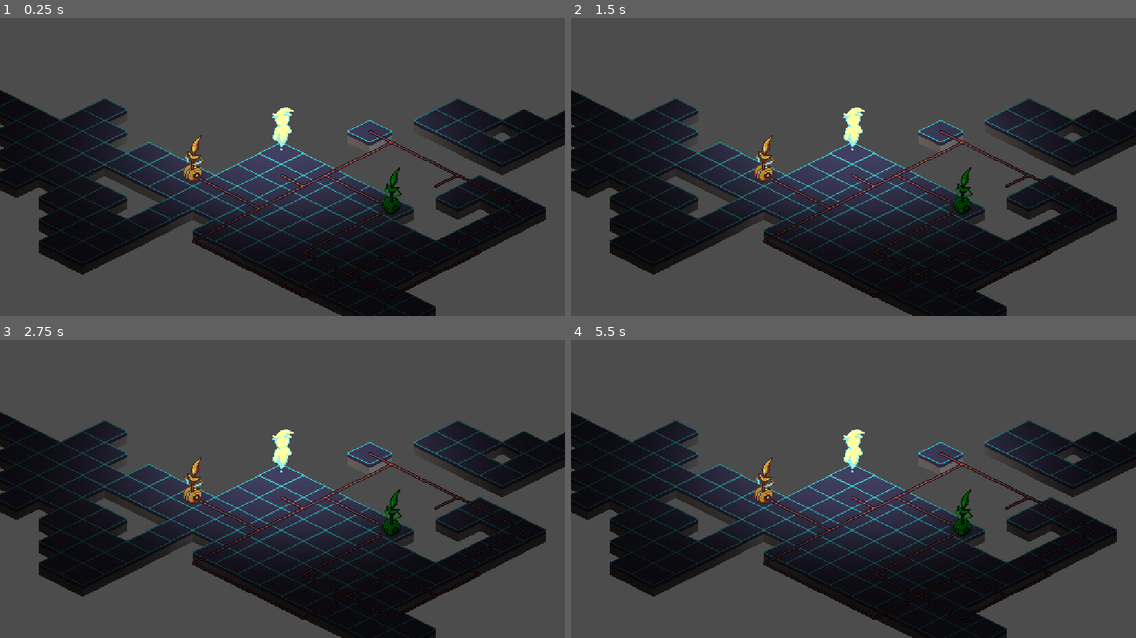
Above: before the commit, frames 1-4 (two rows, left to right).
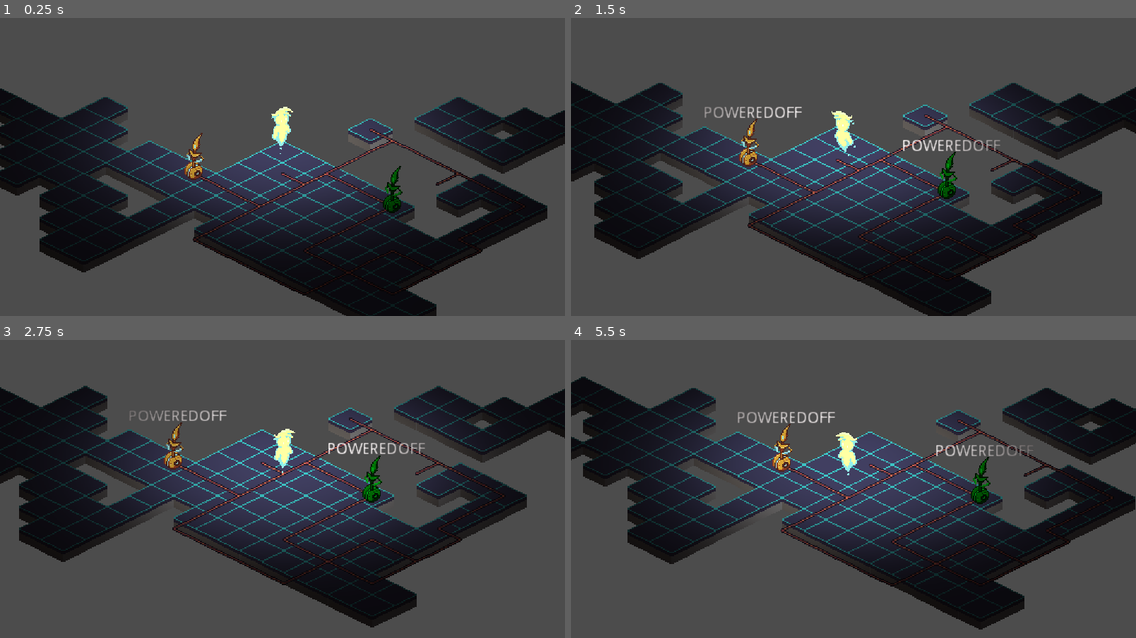
Above: after the commit, the same moments.

Repository: best-godot-team-ever/GoGodotJam
Game: Godot game, scene res://src/Levels/TestLevel.tscn
The game is run twice, just before and just after one commit, with the same random seed, the same clock (stepped at 60 frames per second) and the same inputs.
Inputs (mouse positions are in pixels of both pictures, inside the frame that each line leads up to):
- Up to frame 1 (0.25 s): no input
- Up to frame 2 (1.5 s): tap Enter (ui_accept) at 0.5, 0.77, 1.07 s; move the mouse to (977, 134) at 0.52 s; press the mouse at (977, 134) at 0.53 s; hold D (right) 0.53-1.28 s; tap Q (pulse, bound only before the commit) at 0.8, 1.35 s; move the mouse to (740, 167) at 1.27 s; release the mouse at (740, 167) at 1.28 s; hold S (down) from 1.28 s (still down)
- Up to frame 3 (2.75 s): tap Enter (ui_accept) at 1.52, 1.82 s; right-click (169, 489) at 1.55 s; move the mouse to (339, 399) at 2.02 s; release S (down) at 2.03 s; hold D (right) from 2.03 s (still down); hold Right mouse button (right_click, bound only before the comm… from 2.03 s (still down); tap Space (wait, bound only before the commit) at 2.3 s
- Up to frame 4 (5.5 s): move the mouse to (825, 539) at 2.77 s; release D (right) at 2.78 s; release Right mouse button (right_click, bound only before the comm… at 2.78 s; hold Up (ui_up) 2.78-3.53 s; tap Space (wait, bound only before the commit) at 2.85 s; tap Enter (ui_accept) at 3.02, 3.05, 3.32, 3.6, 3.77, 4.07, 4.52, 4.82 s; move the mouse to (1023, 521) at 3.52 s; press the mouse at (1023, 521) at 3.53 s; hold A (left) 3.53-5.03 s; tap Escape (ui_cancel) at 4.15 s; move the mouse to (684, 423) at 4.27 s; release the mouse at (684, 423) at 4.28 s; click (684, 423) at 4.35 s; tap Q (pulse, bound only before the commit) at 4.55, 5.1 s; move the mouse to (881, 474) at 5.02 s; hold S (down) from 5.03 s (still down); hold Right mouse button (right_click, bound only before the comm… from 5.03 s (still down)

The runs differ from the first frame. In frame 1, 8.6% of the frame differs, in the area x 0-100%, y 23-100%; in frame 2, 22%; in frame 3, 29%; in frame 4, 34%, in the area x 0-100%, y 12-100%.
Error before the commit: Parse Error: Expected an indented block after "elif". (res://src/Entity/Player/Player.gd:95)

Commit message:
Player animations + updated nodes

Diff:
--- a/project.godot
+++ b/project.godot
@@ -60,7 +60,6 @@
 window/size/height=300
 window/size/test_width=1024
 window/size/test_height=600
-mouse_cursor/custom_image="res://assets/UI/Coursor00.png"
 window/stretch/mode="2d"
 window/stretch/aspect="keep"
 
@@ -70,90 +69,24 @@
 
 [input]
 
-left_click={
-"deadzone": 0.5,
-"events": [ Object(InputEventMouseButton,"resource_local_to_scene":false,"resource_name":"","device":0,"alt":false,"shift":false,"control":false,"meta":false,"command":false,"button_mask":0,"position":Vector2( 0, 0 ),"global_position":Vector2( 0, 0 ),"factor":1.0,"button_index":1,"pressed":false,"doubleclick":false,"script":null)
- ]
-}
-right_click={
-"deadzone": 0.5,
-"events": [ Object(InputEventMouseButton,"resource_local_to_scene":false,"resource_name":"","device":0,"alt":false,"shift":false,"control":false,"meta":false,"command":false,"button_mask":0,"position":Vector2( 0, 0 ),"global_position":Vector2( 0, 0 ),"factor":1.0,"button_index":2,"pressed":false,"doubleclick":false,"script":null)
- ]
-}
-aim_up={
-"deadzone": 0.5,
-"events": [ Object(InputEventKey,"resource_local_to_scene":false,"resource_name":"","device":0,"alt":false,"shift":false,"control":false,"meta":false,"command":false,"pressed":false,"scancode":87,"physical_scancode":0,"unicode":0,"echo":false,"script":null)
-, Object(InputEventKey,"resource_local_to_scene":false,"resource_name":"","device":0,"alt":false,"shift":false,"control":false,"meta":false,"command":false,"pressed":false,"scancode":16777232,"physical_scancode":0,"unicode":0,"echo":false,"script":null)
- ]
-}
-aim_down={
-"deadzone": 0.5,
-"events": [ Object(InputEventKey,"resource_local_to_scene":false,"resource_name":"","device":0,"alt":false,"shift":false,"control":false,"meta":false,"command":false,"pressed":false,"scancode":16777234,"physical_scancode":0,"unicode":0,"echo":false,"script":null)
-, Object(InputEventKey,"resource_local_to_scene":false,"resource_name":"","device":0,"alt":false,"shift":false,"control":false,"meta":false,"command":false,"pressed":false,"scancode":83,"physical_scancode":0,"unicode":0,"echo":false,"script":null)
- ]
-}
-aim_left={
-"deadzone": 0.5,
-"events": [ Object(InputEventKey,"resource_local_to_scene":false,"resource_name":"","device":0,"alt":false,"shift":false,"control":false,"meta":false,"command":false,"pressed":false,"scancode":16777231,"physical_scancode":0,"unicode":0,"echo":false,"script":null)
-, Object(InputEventKey,"resource_local_to_scene":false,"resource_name":"","device":0,"alt":false,"shift":false,"control":false,"meta":false,"command":false,"pressed":false,"scancode":65,"physical_scancode":0,"unicode":0,"echo":false,"script":null)
- ]
-}
-aim_right={
-"deadzone": 0.5,
-"events": [ Object(InputEventKey,"resource_local_to_scene":false,"resource_name":"","device":0,"alt":false,"shift":false,"control":false,"meta":false,"command":false,"pressed":false,"scancode":68,"physical_scancode":0,"unicode":0,"echo":false,"script":null)
-, Object(InputEventKey,"resource_local_to_scene":false,"resource_name":"","device":0,"alt":false,"shift":false,"control":false,"meta":false,"command":false,"pressed":false,"scancode":16777233,"physical_scancode":0,"unicode":0,"echo":false,"script":null)
- ]
-}
-aim_cancel={
-"deadzone": 0.5,
-"events": [ Object(InputEventKey,"resource_local_to_scene":false,"resource_name":"","device":0,"alt":false,"shift":false,"control":false,"meta":false,"command":false,"pressed":false,"scancode":67,"physical_scancode":0,"unicode":0,"echo":false,"script":null)
-, Object(InputEventKey,"resource_local_to_scene":false,"resource_name":"","device":0,"alt":false,"shift":false,"control":false,"meta":false,"command":false,"pressed":false,"scancode":16777217,"physical_scancode":0,"unicode":0,"echo":false,"script":null)
- ]
-}
-commit_move={
-"deadzone": 0.5,
-"events": [ Object(InputEventKey,"resource_local_to_scene":false,"resource_name":"","device":0,"alt":false,"shift":false,"control":false,"meta":false,"command":false,"pressed":false,"scancode":32,"physical_scancode":0,"unicode":0,"echo":false,"script":null)
- ]
-}
-commit_pulse={
-"deadzone": 0.5,
-"events": [ Object(InputEventKey,"resource_local_to_scene":false,"resource_name":"","device":0,"alt":false,"shift":false,"control":false,"meta":false,"command":false,"pressed":false,"scancode":69,"physical_scancode":0,"unicode":0,"echo":false,"script":null)
- ]
-}
 up={
 "deadzone": 0.5,
 "events": [ Object(InputEventKey,"resource_local_to_scene":false,"resource_name":"","device":0,"alt":false,"shift":false,"control":false,"meta":false,"command":false,"pressed":false,"scancode":0,"physical_scancode":87,"unicode":0,"echo":false,"script":null)
-, Object(InputEventKey,"resource_local_to_scene":false,"resource_name":"","device":0,"alt":false,"shift":false,"control":false,"meta":false,"command":false,"pressed":false,"scancode":0,"physical_scancode":16777232,"unicode":0,"echo":false,"script":null)
+ ]
+}
+down={
+"deadzone": 0.5,
+"events": [ Object(InputEventKey,"resource_local_to_scene":false,"resource_name":"","device":0,"alt":false,"shift":false,"control":false,"meta":false,"command":false,"pressed":false,"scancode":0,"physical_scancode":83,"unicode":0,"echo":false,"script":null)
+ ]
+}
+right={
+"deadzone": 0.5,
+"events": [ Object(InputEventKey,"resource_local_to_scene":false,"resource_name":"","device":0,"alt":false,"shift":false,"control":false,"meta":false,"command":false,"pressed":false,"scancode":0,"physical_scancode":68,"unicode":0,"echo":false,"script":null)
  ]
 }
 left={
 "deadzone": 0.5,
 "events": [ Object(InputEventKey,"resource_local_to_scene":false,"resource_name":"","device":0,"alt":false,"shift":false,"control":false,"meta":false,"command":false,"pressed":false,"scancode":0,"physical_scancode":65,"unicode":0,"echo":false,"script":null)
-, Object(InputEventKey,"resource_local_to_scene":false,"resource_name":"","device":0,"alt":false,"shift":false,"control":false,"meta":false,"command":false,"pressed":false,"scancode":0,"physical_scancode":16777231,"unicode":0,"echo":false,"script":null)
- ]
-}
-right={
-"deadzone": 0.5,
-"events": [ Object(InputEventKey,"resource_local_to_scene":false,"resource_name":"","device":0,"alt":false,"shift":false,"control":false,"meta":false,"command":false,"pressed":false,"scancode":0,"physical_scancode":68,"unicode":0,"echo":false,"script":null)
-, Object(InputEventKey,"resource_local_to_scene":false,"resource_name":"","device":0,"alt":false,"shift":false,"control":false,"meta":false,"command":false,"pressed":false,"scancode":0,"physical_scancode":16777233,"unicode":0,"echo":false,"script":null)
- ]
-}
-down={
-"deadzone": 0.5,
-"events": [ Object(InputEventKey,"resource_local_to_scene":false,"resource_name":"","device":0,"alt":false,"shift":false,"control":false,"meta":false,"command":false,"pressed":false,"scancode":0,"physical_scancode":83,"unicode":0,"echo":false,"script":null)
-, Object(InputEventKey,"resource_local_to_scene":false,"resource_name":"","device":0,"alt":false,"shift":false,"control":false,"meta":false,"command":false,"pressed":false,"scancode":0,"physical_scancode":16777234,"unicode":0,"echo":false,"script":null)
- ]
-}
-pulse={
-"deadzone": 0.5,
-"events": [ Object(InputEventKey,"resource_local_to_scene":false,"resource_name":"","device":0,"alt":false,"shift":false,"control":false,"meta":false,"command":false,"pressed":false,"scancode":0,"physical_scancode":81,"unicode":0,"echo":false,"script":null)
-, Object(InputEventMouseButton,"resource_local_to_scene":false,"resource_name":"","device":0,"alt":false,"shift":false,"control":false,"meta":false,"command":false,"button_mask":0,"position":Vector2( 0, 0 ),"global_position":Vector2( 0, 0 ),"factor":1.0,"button_index":2,"pressed":false,"doubleclick":false,"script":null)
- ]
-}
-wait={
-"deadzone": 0.5,
-"events": [ Object(InputEventKey,"resource_local_to_scene":false,"resource_name":"","device":0,"alt":false,"shift":false,"control":false,"meta":false,"command":false,"pressed":false,"scancode":0,"physical_scancode":32,"unicode":0,"echo":false,"script":null)
-, Object(InputEventMouseButton,"resource_local_to_scene":false,"resource_name":"","device":0,"alt":false,"shift":false,"control":false,"meta":false,"command":false,"button_mask":0,"position":Vector2( 0, 0 ),"global_position":Vector2( 0, 0 ),"factor":1.0,"button_index":3,"pressed":false,"doubleclick":false,"script":null)
  ]
 }
 
--- a/src/Entity/Player/Player.gd
+++ b/src/Entity/Player/Player.gd
@@ -79,47 +79,24 @@
 		_end_turn()
 
 func _unhandled_input(event: InputEvent) -> void:
-	if event.is_pressed() and not event.is_echo():
-		if event.is_action("ui_up"):
-			move_direction = Vector2.UP
-		elif event.is_action("ui_down"):
-			move_direction = Vector2.DOWN
-		elif event.is_action("ui_left"):
-			move_direction = Vector2.LEFT
-		elif event.is_action("ui_right"):
-			move_direction = Vector2.RIGHT
-		elif event.is_action("ui_cancel"):
-			move_direction = Vector2.ZERO
-		elif event.is_action("ui_accept"):
-
 	if _is_turn:
 		if event.is_pressed() and not event.is_echo():
 			if event.is_action("up") and _new_cell_up in _movable_cells:
 				_move_to(_new_cell_up)
+				anim_player.play("move_back_right")
 			elif event.is_action("down") and _new_cell_down in _movable_cells:
 				_move_to(_new_cell_down)
+				anim_player.play("move_front_left")
 			elif event.is_action("left") and _new_cell_left in _movable_cells:
 				_move_to(_new_cell_left)
+				anim_player.play("move_back_left")
 			elif event.is_action("right") and _new_cell_right in _movable_cells:
 				_move_to(_new_cell_right)
+				anim_player.play("move_front_right")
 			elif event.is_action("pulse"):
 				_pulse()
 			elif event.is_action("wait"):
 				_wait()
-			start_turn()
-			_animate()
-
-
-#### ANIMATIONS
-func _animate() -> void:
-	if move_direction.y < 0:
-		anim_player.play("move_back_right")
-	if move_direction.y > 0:
-		anim_player.play("move_front_left")
-	if move_direction.x < 0:
-		anim_player.play("move_back_left")
-	if move_direction.x > 0:
-		anim_player.play("move_front_right")
 
 
 func _on_AnimationPlayer_animation_finished(anim_name: String) -> void:
@@ -133,8 +110,6 @@
 		"move_front_left":
 			anim_player.play("idle_front_left")
 
-##### END OF ANIMATIONS
-
 
 func _end_turn() -> void:
 	_is_turn = false
--- a/src/Entity/Player/Player.tscn
+++ b/src/Entity/Player/Player.tscn
@@ -150,7 +150,7 @@
 
 [sub_resource type="Animation" id=39]
 resource_name = "move_back_left"
-length = 0.6
+length = 0.4
 tracks/0/type = "value"
 tracks/0/path = NodePath("Sprite:frame")
 tracks/0/interp = 1
@@ -178,7 +178,7 @@
 
 [sub_resource type="Animation" id=17]
 resource_name = "move_back_right"
-length = 0.6
+length = 0.4
 tracks/0/type = "value"
 tracks/0/path = NodePath("Sprite:frame")
 tracks/0/interp = 1
@@ -206,7 +206,7 @@
 
 [sub_resource type="Animation" id=18]
 resource_name = "move_front_left"
-length = 0.6
+length = 0.4
 tracks/0/type = "value"
 tracks/0/path = NodePath("Sprite:frame")
 tracks/0/interp = 1
@@ -234,7 +234,7 @@
 
 [sub_resource type="Animation" id=37]
 resource_name = "move_front_right"
-length = 0.6
+length = 0.4
 tracks/0/type = "value"
 tracks/0/path = NodePath("Sprite:frame")
 tracks/0/interp = 1
Not shown, changed: src/Entity/.DS_Store
